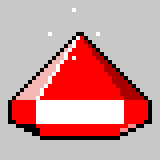
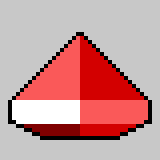
Revision of a layered 160 × 160 image; what changed, layer by layer:
hid "4" over (x1=48, y1=8, x2=100, y2=60)
showed "diamond2" over (x1=12, y1=32, x2=148, y2=136)
